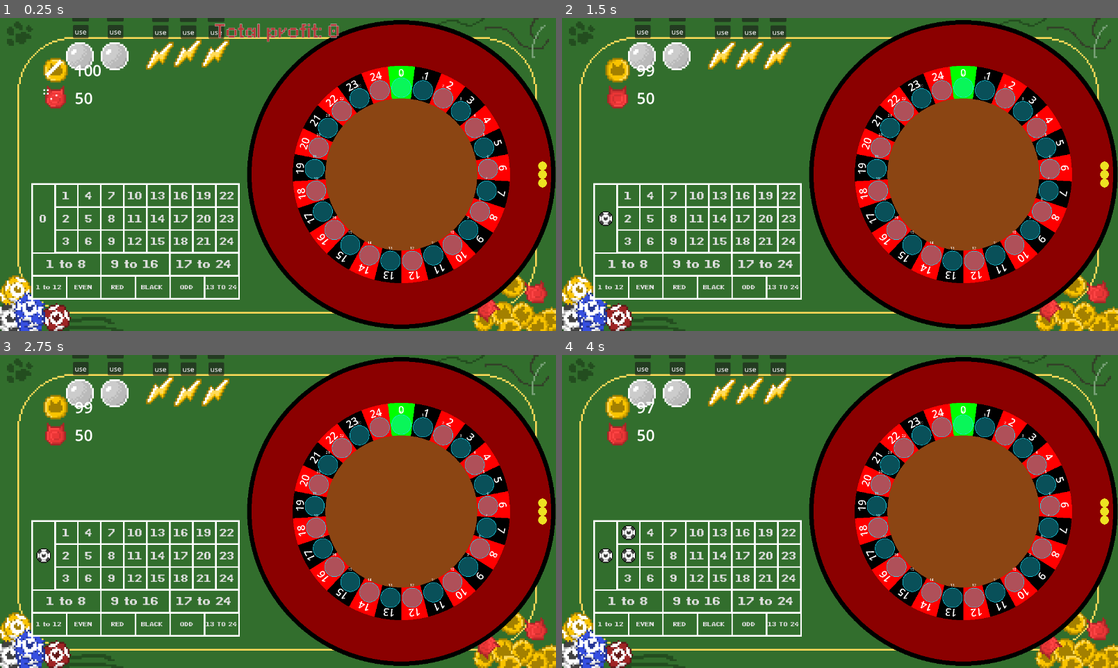
Above: before the commit, frames 1-4 (two rows, left to right).
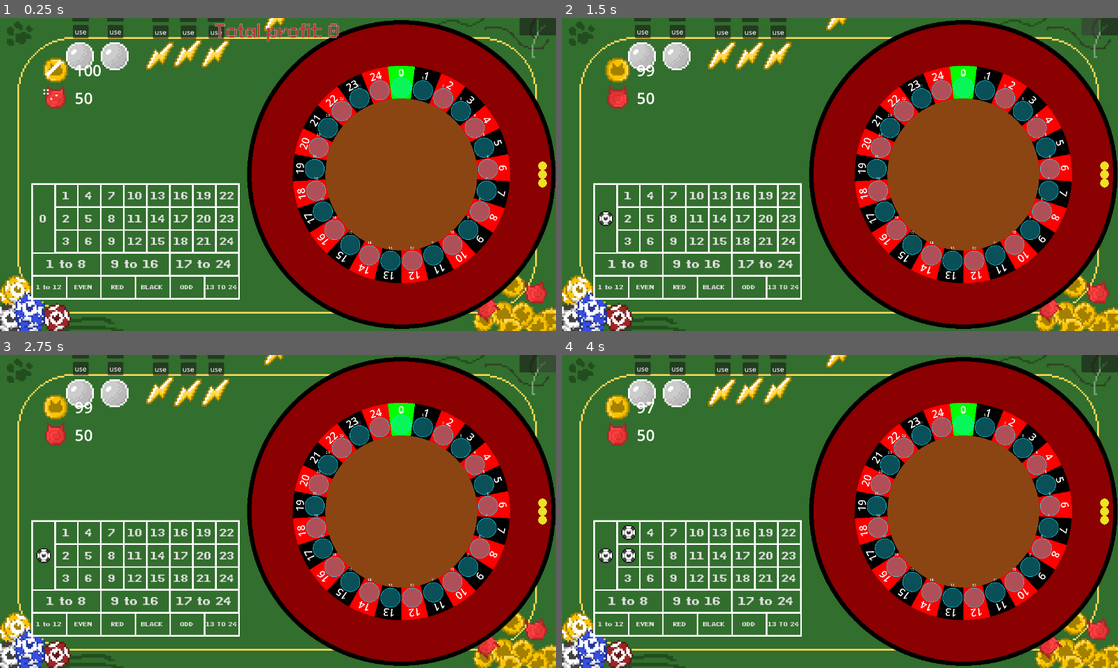
Above: after the commit, the same moments.

Repository: DuneRanger/Very-Serious-GameJam-2026
Game: Godot game, scene res://scenes/game/game_scene/game_scene.tscn
The game is run twice, just before and just after one commit, with the same random seed, the same clock (stepped at 60 frames per second) and the same inputs. Sound files missing from this copy of the repository are replaced by a short silence.
Inputs (mouse positions are in pixels of both pictures, inside the frame that each line leads up to):
- Up to frame 1 (0.25 s): no input
- Up to frame 2 (1.5 s): click "0" at 0.5 s; click (1090, 27) at 1.27 s
- Up to frame 3 (2.75 s): click (544, 364) at 2.02 s
- Up to frame 4 (4 s): click "1" at 2.75 s; click "2" at 3.5 s

The runs differ from the first frame. In frame 1, 0.4% of the frame differs, in the area x 47-100%, y 0-6%; in frame 2, 0.4%; in frame 3, 0.4%; in frame 4, 0.4%.

Commit message:
started work on boost icon hud

Diff:
--- a/scenes/game/game_scene/hud/game_scene_hud.tscn
+++ b/scenes/game/game_scene/hud/game_scene_hud.tscn
@@ -3,6 +3,7 @@
 [ext_resource type="PackedScene" uid="uid://dcu31p6twmdit" path="res://scenes/game/utils/ErrorMessage.tscn" id="1_8fe00"]
 [ext_resource type="PackedScene" uid="uid://cxo23rckbhjbo" path="res://scenes/game/ui_elements/AwesomeLabel.tscn" id="2_qkhxd"]
 [ext_resource type="PackedScene" uid="uid://b8s6w1lbfa62g" path="res://scenes/game/UI_elements/animated_sprites/money_animated_sprite.tscn" id="3_0qbnv"]
+[ext_resource type="PackedScene" uid="uid://cdktdolx6e6pi" path="res://scenes/game/UI_elements/animated_sprites/boost_symbol/boost_symbol.tscn" id="5_0qbnv"]
 [ext_resource type="PackedScene" uid="uid://djtfrov4iqbnm" path="res://scenes/game/UI_elements/animated_sprites/ruby_animated_sprite.tscn" id="5_3l4lp"]
 
 [node name="HUD" type="CanvasLayer" unique_id=1970834067]
@@ -21,3 +22,23 @@
 
 [node name="RubyLabel" parent="." unique_id=1876496103 instance=ExtResource("2_qkhxd")]
 position = Vector2(160, 152)
+
+[node name="HBoxContainer" type="HBoxContainer" parent="." unique_id=367884083]
+anchors_preset = 1
+anchor_left = 1.0
+anchor_right = 1.0
+offset_left = -640.0
+offset_bottom = 40.0
+grow_horizontal = 0
+size_flags_horizontal = 8
+alignment = 2
+
+[node name="Button" type="Button" parent="HBoxContainer" unique_id=1481097238]
+custom_minimum_size = Vector2(40, 40)
+layout_mode = 2
+
+[node name="Button2" type="Button" parent="HBoxContainer" unique_id=1446998488]
+custom_minimum_size = Vector2(40, 40)
+layout_mode = 2
+
+[node name="BoostSymbol" parent="HBoxContainer" unique_id=520437521 instance=ExtResource("5_0qbnv")]
